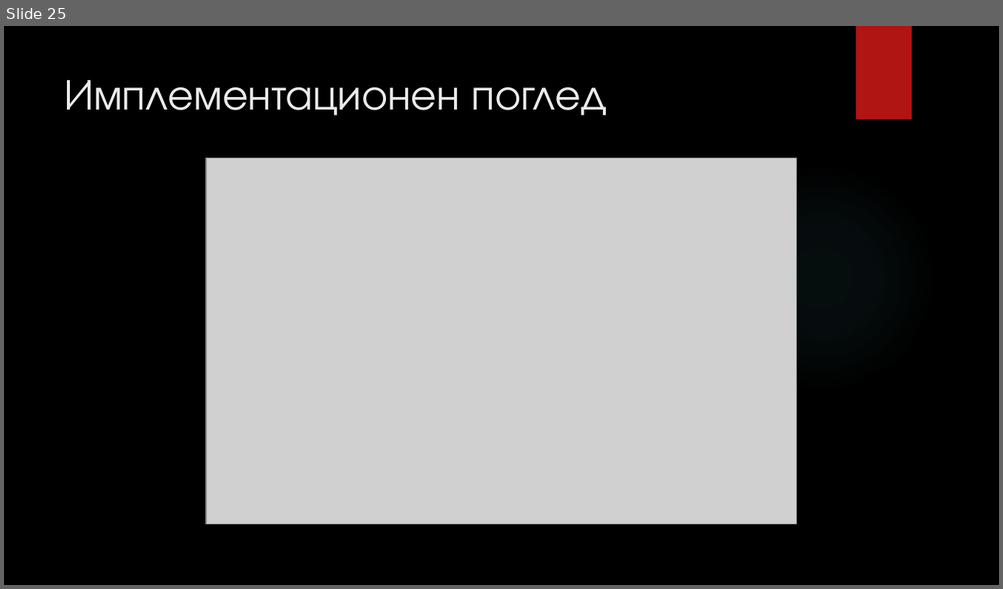
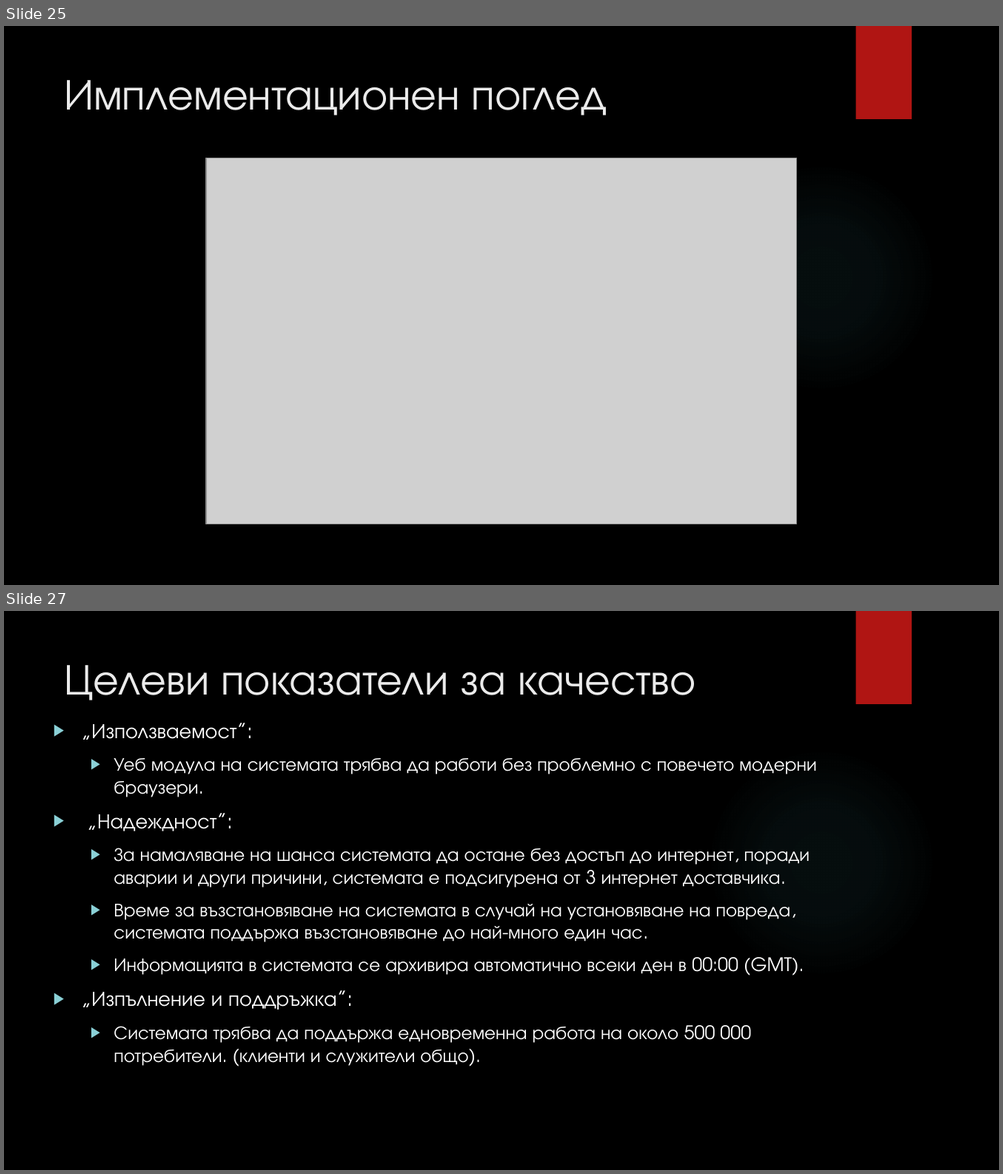
Before and after one commit to fahmiprasetya/PSS, a slide deck: I1/Current_Working_Directory/E2/ABM E2 Presentation.pptx. Shown one above the other, each under a label of ours: slide 25 before the commit, slides 25 and 27 after it; the slides between them are not shown. The pictures are 1003x589 and 1003x1174 pixels, drawn with LibreOffice and Linux fonts; fonts in the diff are those of the drawing; grey boxes stand for pictures; background and template pictures are left out. Boxes give left, top, right and bottom in pixels: in the first picture for what was removed or moved away, otherwise in the second. Text is boxed around its words. In the diff, an @@ line names an element or a change of style, - is before the commit and + after.

Commit message:
bla

```diff
--- a/I1/Current_Working_Directory/E2/ABM E2 Presentation.pptx
+++ b/I1/Current_Working_Directory/E2/ABM E2 Presentation.pptx
@@ slide 27 added at (4,611,999,1170), background picture (left out); not listed: 2 template elements that a slide beside it also shows @@
@@ title added at (64,665,696,701), 42 pt, text #EBEBEB @@
+Целеви показатели за качество
@@ text added at (91,724,816,1066), 18 pt, text #FFFFFF @@
+▶ „Използваемост”:
+  ▶ Уеб модула на системата трябва да работи без проблемно с повечето модерни браузери.
+▶ „Надеждност”:
+  ▶ За намаляване на шанса системата да остане без достъп до интернет, поради аварии и други причини, системата е подсигурена от 3 интернет доставчика.
+  ▶ Време за възстановяване на системата в случай на установяване на повреда, системата поддържа възстановяване до най-много един час.
+  ▶ Информацията в системата се архивира автоматично всеки ден в 00:00 (GMT).
+▶ „Изпълнение и поддръжка”:
+  ▶ Системата трябва да поддържа едновременна работа на около 500 000 потребители. (клиенти и служители общо).
```
Also in this commit, not shown: 2 other slides added.
